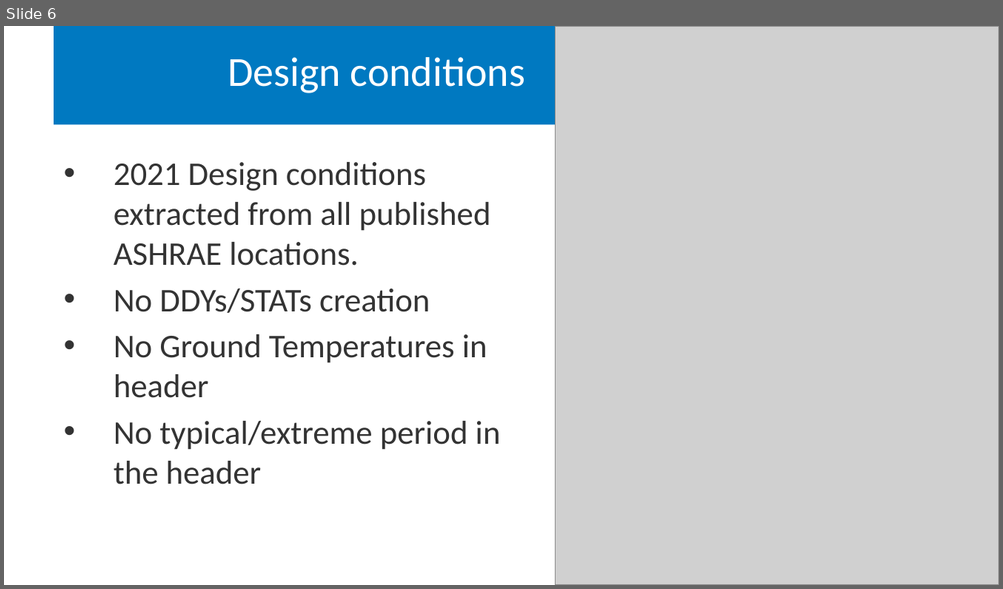
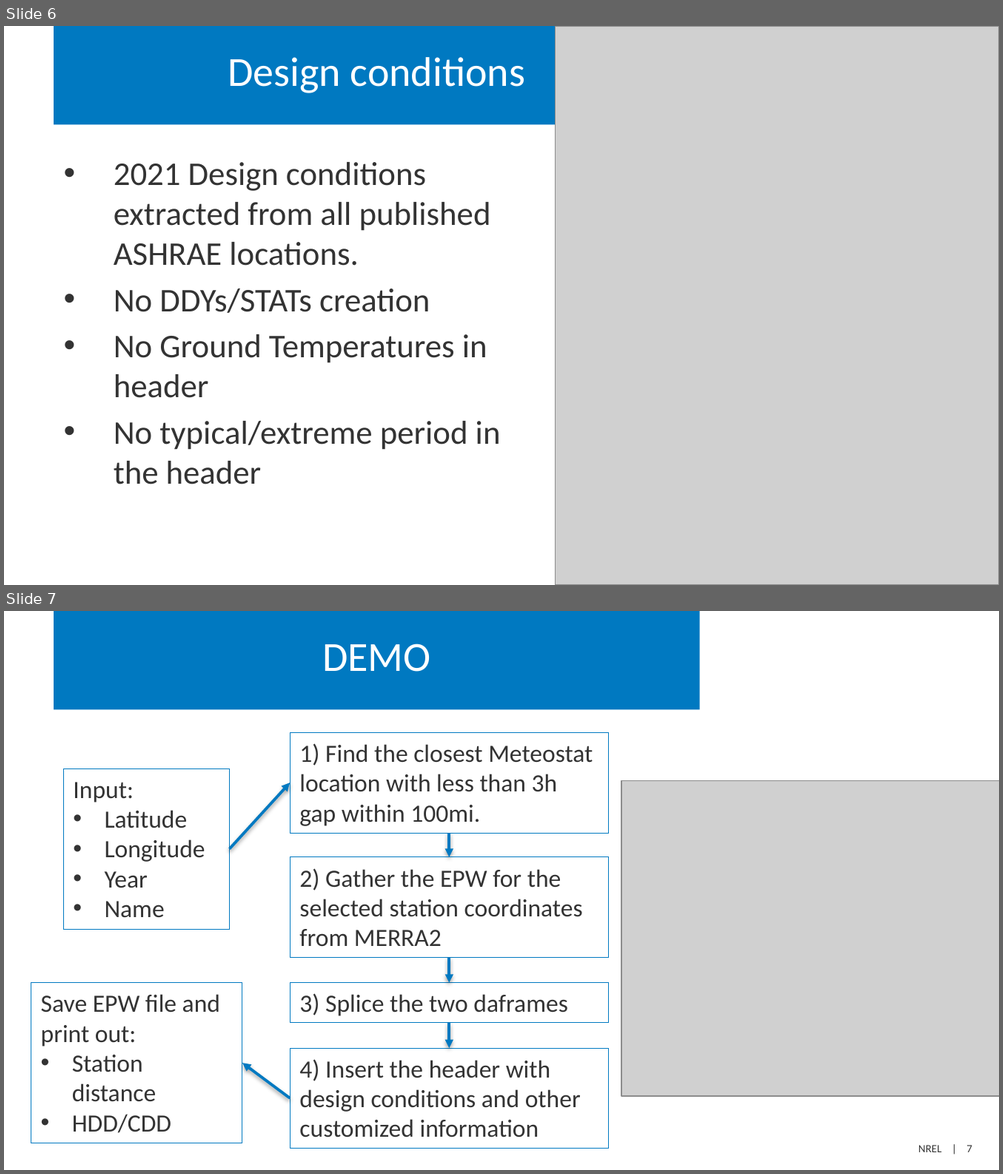
Before and after one commit to NatLabRockies/EPWgen, a slide deck: epwgen.pptx. Shown one above the other, each under a label of ours: slide 6 before the commit, slides 6 and 7 after it. The pictures are 1003x589 and 1003x1174 pixels, drawn with LibreOffice and Linux fonts; fonts in the diff are those of the drawing; grey boxes stand for pictures. Boxes give left, top, right and bottom in pixels: in the first picture for what was removed or moved away, otherwise in the second. Text is boxed around its words. In the diff, an @@ line names an element or a change of style, - is before the commit and + after.

```diff
--- a/epwgen.pptx
+++ b/epwgen.pptx
@@ slide 7 added at (4,611,999,1170), background #FFFFFF @@
@@ title added at (54,611,699,709), fill #0079C1, 30 pt, text #FFFFFF @@
+DEMO
@@ rectangle added at (290,732,608,833), outline #0079C1 0.75 pt, 18 pt, text #333333 @@
+1) Find the closest Meteostat
+location with less than 3h gap within 100mi.
@@ rectangle added at (64,769,230,930), outline #0079C1 0.75 pt, 18 pt, text #333333 @@
+Input:
+• Latitude
+• Longitude
+• Year
+• Name
@@ arrow added from (230, 849) to (290, 783), #0079C1 2 pt @@
@@ picture added at (622,781,999,1096) @@
@@ arrow added from (449, 833) to (449, 857), #0079C1 2 pt @@
@@ rectangle added at (290,857,608,958), outline #0079C1 0.75 pt, 18 pt, text #333333 @@
+2) Gather the EPW for the selected station coordinates from MERRA2
@@ arrow added from (449, 958) to (449, 983), #0079C1 2 pt @@
@@ rectangle added at (31,983,242,1144), outline #0079C1 0.75 pt, 18 pt, text #333333 @@
+Save EPW file and print out:
+• Station distance
+• HDD/CDD
@@ rectangle added at (290,983,608,1022), outline #0079C1 0.75 pt, 18 pt, text #333333 @@
+3) Splice the two daframes
@@ arrow added from (449, 1022) to (449, 1048), #0079C1 2 pt @@
@@ rectangle added at (290,1048,608,1149), outline #0079C1 0.75 pt, 18 pt, text #333333 @@
+4) Insert the header with design conditions and other customized information
@@ arrow added from (290, 1099) to (243, 1064), #0079C1 2 pt @@
@@ page number added at (918,1145,972,1153), 8 pt, text #333333 @@
+NREL | 7
```
Also in this commit, not shown: 2 slides changed, 1 slide removed, 5 other files.
